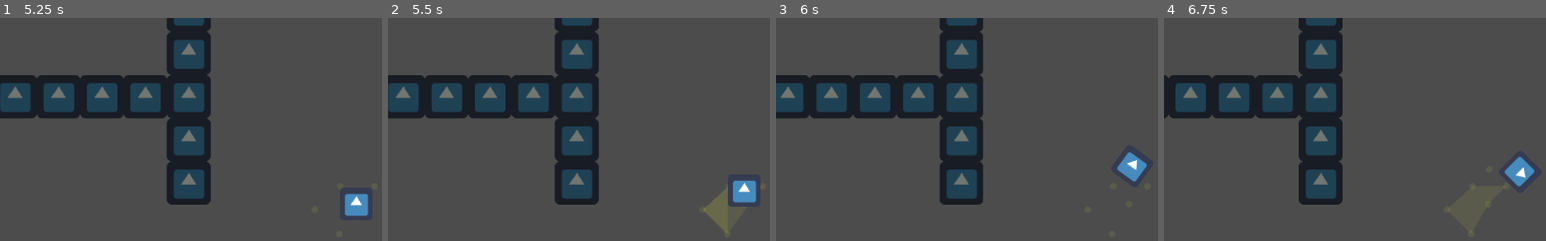
Above: before the commit, frames 1-4 (left to right).
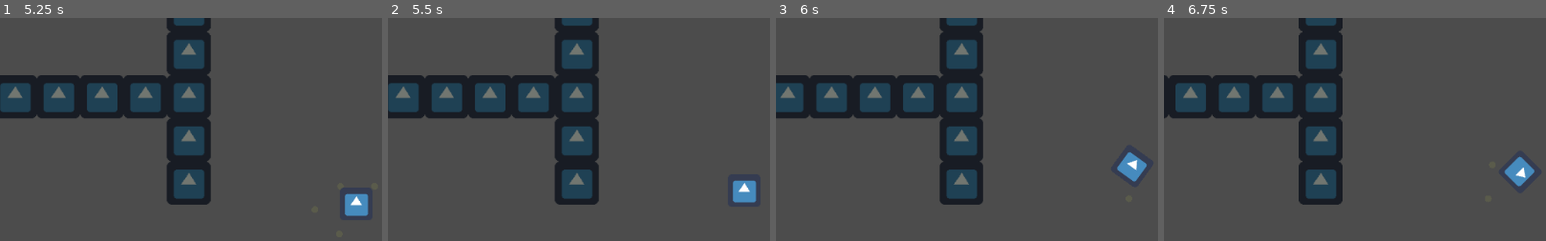
Above: after the commit, the same moments.

Repository: metalgaiden/Ice_Stealth_Game
Game: Godot game, scene res://Main.tscn
Two runs of this game, one before a commit and one after it. Both use one fixed random seed, a clock stepped at 60 frames per second and the inputs below. The engine's default icon, where the game draws it, is replaced by a stand-in: a white triangle on a blue panel in a dark square.
Inputs:
- Up to frame 1 (5.25 s): tap Enter at 0.5, 2 s; hold D (right) 0.53-1.28 s; tap Space at 1.25, 2.75 s; hold S (down) 1.28-2.03 s; hold D (right) 2.03-2.78 s; hold W (up) 2.78-3.53 s; hold A (left) 3.53-5.03 s; hold S (down) from 5.03 s (still down)
- Up to frame 2 (5.5 s): keep holding S (down)
- Up to frame 3 (6 s): release S (down) at 5.78 s; hold D (right) from 5.78 s (still down)
- Up to frame 4 (6.75 s): release D (right) at 6.53 s; hold W (up) from 6.53 s (still down)
The pictures show only the part of the screen within x 3-53%, y 20-70%; the shares and areas given below are measured in that part.

Frame 1 is identical in both runs. In frame 2, 0.7% of the frame differs, in the area x 82-98%, y 75-97%; in frame 3, less than 0.1%; in frame 4, less than 0.1%.

Commit message:
Add files via upload

Diff:
--- a/Bullet.tscn
+++ b/Bullet.tscn
@@ -3,37 +3,13 @@
 [ext_resource path="res://Bullet.gd" type="Script" id=1]
 
 [node name="Bullet" type="Area2D"]
-
-input_pickable = true
-gravity_vec = Vector2( 0, 1 )
-gravity = 98.0
-linear_damp = 0.1
-angular_damp = 1.0
 collision_layer = 16
 collision_mask = 3
-audio_bus_override = false
-audio_bus_name = "Master"
 script = ExtResource( 1 )
-_sections_unfolded = [ "Collision" ]
 
-[node name="Polygon2D" type="Polygon2D" parent="." index="0"]
+[node name="Polygon2D" type="Polygon2D" parent="."]
+polygon = PoolVector2Array( 8, 0, -8, 5, -8, -5 )
 
-polygon = PoolVector2Array( 8, 0, -8, 5, -8, -5 )
-uv = PoolVector2Array(  )
-color = Color( 1, 1, 1, 1 )
-vertex_colors = PoolColorArray(  )
-offset = Vector2( 0, 0 )
-antialiased = false
-texture = null
-texture_offset = Vector2( 0, 0 )
-texture_scale = Vector2( 1, 1 )
-texture_rotation_degrees = 0.0
-invert_enable = false
-invert_border = 100.0
-
-[node name="CollisionPolygon2D" type="CollisionPolygon2D" parent="." index="1"]
-
-build_mode = 0
+[node name="CollisionPolygon2D" type="CollisionPolygon2D" parent="."]
 polygon = PoolVector2Array( -8, -5, -8, 5, 8, 0 )
-
 [connection signal="body_entered" from="." to="." method="_on_Bullet_body_entered"]
--- a/Player.gd
+++ b/Player.gd
@@ -21,7 +21,6 @@
 	update()
 
 func _draw():
-	var circle = []
 	for point in points:
 		draw_circle((point-position).rotated(-rotation), 5, Color(.867, .91, .247, 0.1))
 	if hole.size() > 3:
@@ -57,14 +56,15 @@
 		if points.size() > maxPoints:
 			points.pop_back()
 
-	var idx = 0
 	hole.clear()
+	var i = 0
 
-	for point in points:
-		var dist = (position - point).length()
-		if  dist < 30:
-			var i = idx
-			while i > 0:
-				hole.push_back((points[i]-position).rotated(-rotation))
-				i = i - 1
-		idx = idx + 1
+	for idx in points.size():
+		var dist = (position - points[idx]).length()
+		if  dist < 30 and idx > 0:
+			i = idx
+	while i > 0:
+		hole.push_back((points[i]-position).rotated(-rotation))
+		i -= 1
+	if !hole.empty():
+		points = [position]
--- a/Turret.gd
+++ b/Turret.gd
@@ -30,7 +30,6 @@
 		if result.collider.name == 'Player':
 			rotation = (target.position - position).angle()
 			if seen == false:
-				can_shoot = false
 				$ShootTimer.start()
 				$Sprite.self_modulate.r = 1
 				seen = true
@@ -58,6 +57,14 @@
 func _on_Visibility_body_exited(body):
 	if body == target:
 		target = null
+		$ShootTimer.stop()
+		can_shoot = false
+		seen = false
+		$Sprite.self_modulate.r = 0.5
 
 func _on_ShootTimer_timeout():
 	can_shoot = true
+
+func _on_hurtbox_area_entered(area):
+	if area.get_name() == 'hole':
+		queue_free()
--- a/Turret.tscn
+++ b/Turret.tscn
@@ -9,6 +9,9 @@
 
 [sub_resource type="ConvexPolygonShape2D" id=2]
 points = PoolVector2Array( 0, 0, 150, 70, 160, 0, 150, -70 )
+
+[sub_resource type="CircleShape2D" id=3]
+radius = 20.1192
 
 [node name="Turret" type="KinematicBody2D"]
 position = Vector2( 80.4836, 76.4329 )
@@ -43,7 +46,12 @@
 
 [node name="ShootTimer" type="Timer" parent="."]
 one_shot = true
-autostart = true
+
+[node name="hurtbox" type="Area2D" parent="."]
+
+[node name="CollisionShape2D" type="CollisionShape2D" parent="hurtbox"]
+shape = SubResource( 3 )
 [connection signal="body_entered" from="Visibility" to="." method="_on_Visibility_body_entered"]
 [connection signal="body_exited" from="Visibility" to="." method="_on_Visibility_body_exited"]
 [connection signal="timeout" from="ShootTimer" to="." method="_on_ShootTimer_timeout"]
+[connection signal="area_entered" from="hurtbox" to="." method="_on_hurtbox_area_entered"]
Not shown: 1 places in Turret.tscn that only renumber resources
